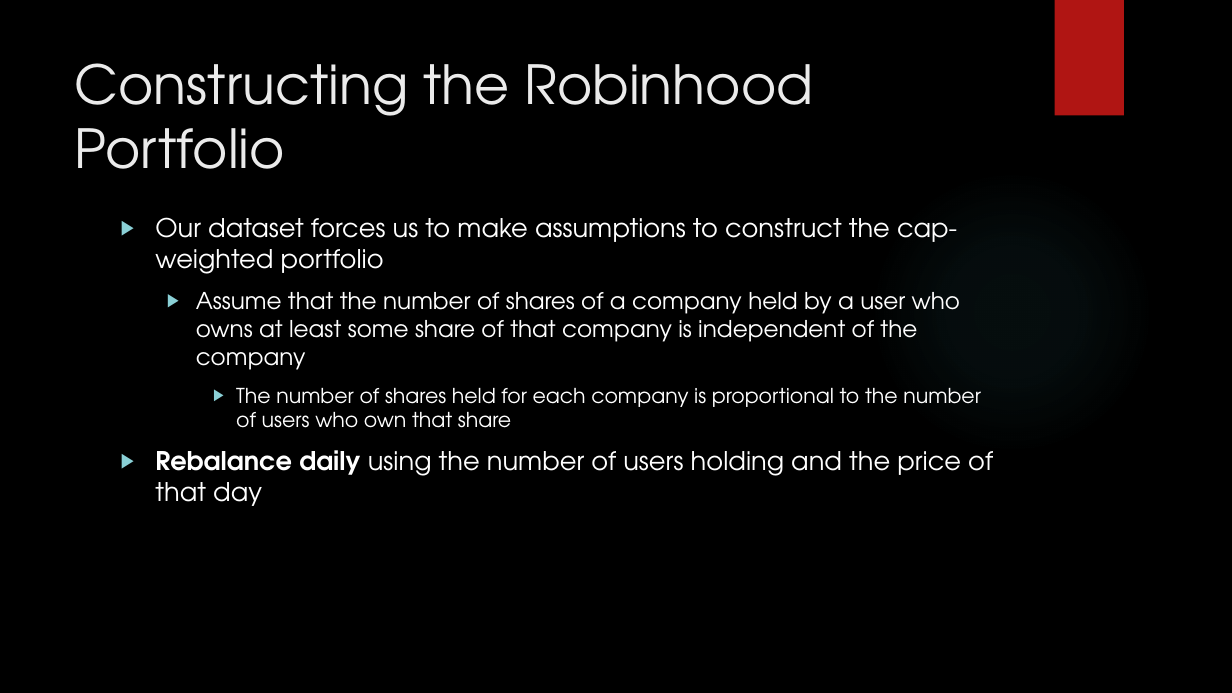
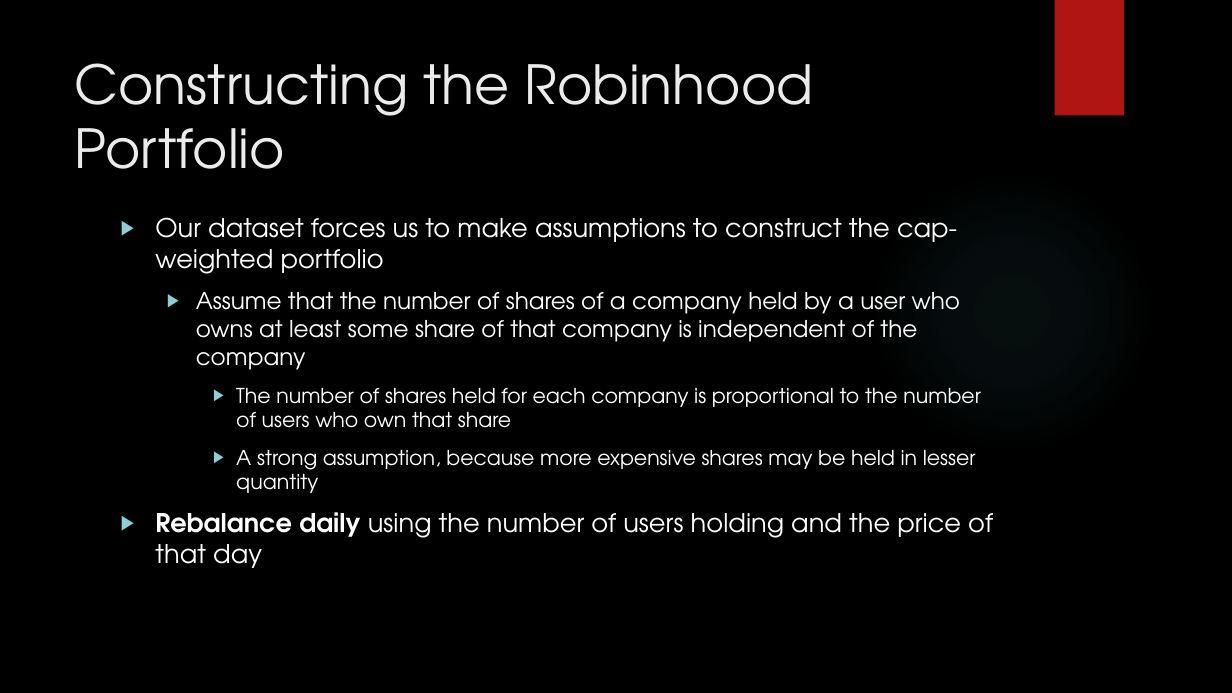
Before and after one commit to GabCaz/robinhoodMarket, a slide deck: slide 16 of presentation_material/Robinhood_Project.pptx. Drawn at 1232x693 pixels with LibreOffice and Linux fonts; fonts in the diff are those of the drawing; background and template pictures are left out. Boxes give left, top, right and bottom in pixels: in the first picture for what was removed or moved away, otherwise in the second. Text is boxed around its words. In the diff, an @@ line names an element or a change of style, - is before the commit and + after.

```diff
--- a/presentation_material/Robinhood_Project.pptx
+++ b/presentation_material/Robinhood_Project.pptx
@@ text at [236, 450, 976, 493]: paragraph added @@
+    ▶ A strong assumption, because more expensive shares may be held in lesser quantity
```
Also in this commit, not shown: 5 other slides changed, 2 other files.
